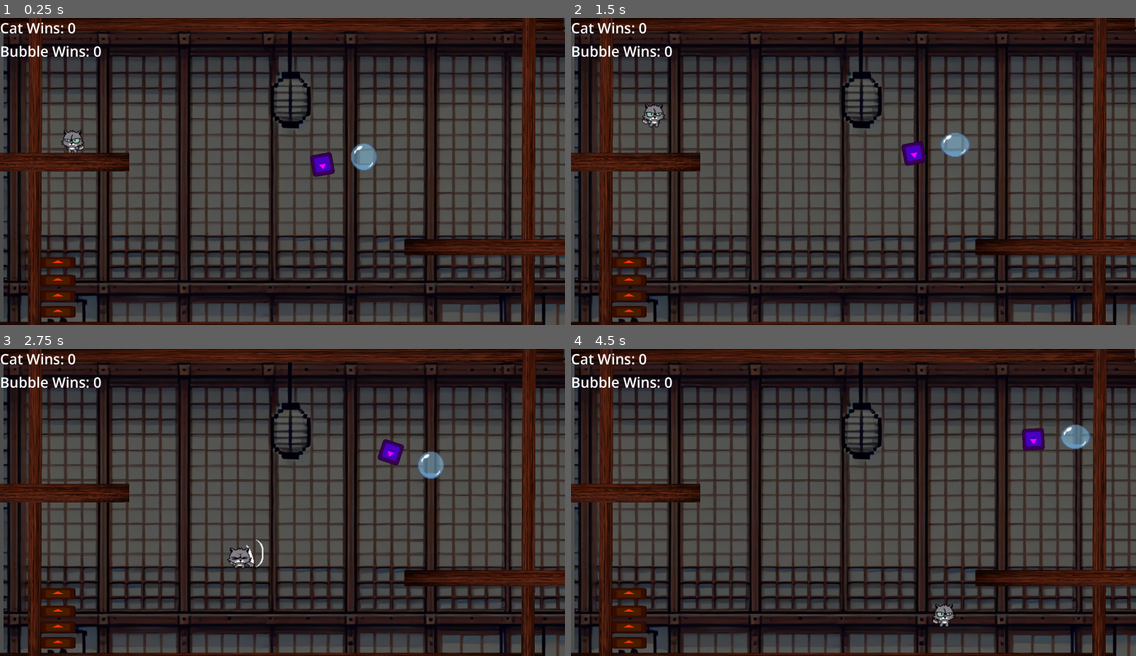
Above: before the commit, frames 1-4 (two rows, left to right).
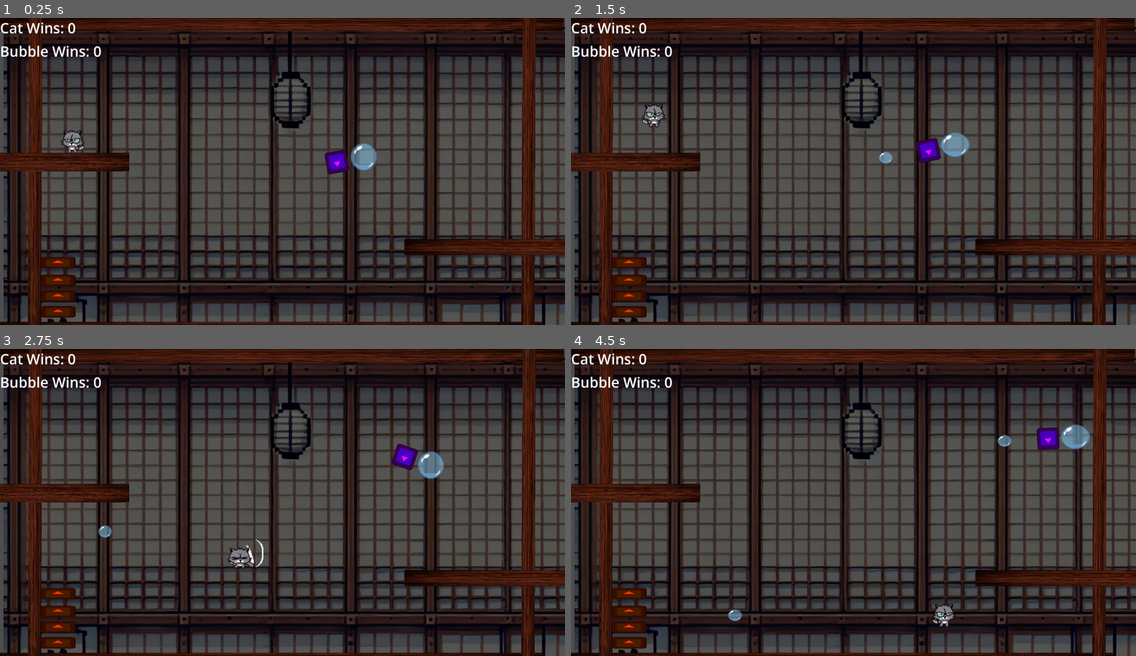
Above: after the commit, the same moments.

Repository: firesmoker/bubble07
Game: Godot game, scene res://scenes/game.tscn
The game is run twice, just before and just after one commit, with the same random seed, the same clock (stepped at 60 frames per second) and the same inputs. The engine's default icon, where the game draws it, is replaced by a stand-in: a white triangle on a blue panel in a dark square.
Inputs (mouse positions are in pixels of both pictures, inside the frame that each line leads up to):
- Up to frame 1 (0.25 s): no input
- Up to frame 2 (1.5 s): move the mouse to (977, 156) at 0.52 s; hold D (right) from 0.53 s (still down); tap Space (attack) at 0.6 s; tap W (jump) at 0.77 s; move the mouse to (740, 186) at 1.27 s; click (740, 186) at 1.35 s
- Up to frame 3 (2.75 s): tap W (jump) at 1.52 s; move the mouse to (339, 434) at 2.02 s; release D (right) at 2.03 s; hold A (left) from 2.03 s (still down); tap Space (attack) at 2.1 s
- Up to frame 4 (4.5 s): move the mouse to (825, 563) at 2.77 s; release A (left) at 2.78 s; hold D (right) 2.78-4.28 s; click (825, 563) at 2.85 s; tap W (jump) at 3.02, 3.77 s; move the mouse to (1023, 548) at 3.52 s; tap Space (attack) at 3.6 s; move the mouse to (684, 456) at 4.27 s; hold A (left) from 4.28 s (still down); click (684, 456) at 4.35 s

The runs differ from the first frame. In frame 1, 0.4% of the frame differs, in the area x 54-62%, y 42-52%; in frame 2, 0.5%; in frame 3, 0.5%; in frame 4, 0.6%, in the area x 27-87%, y 25-89%.

Commit message:
bubble projectiles animations

Diff:
--- a/scenes/bubble_player.tscn
+++ b/scenes/bubble_player.tscn
@@ -91,7 +91,7 @@
 
 [node name="BubbleSpawn" type="Sprite2D" parent="Axis"]
 modulate = Color(1, 0, 1, 1)
-position = Vector2(123, -1)
+position = Vector2(80, -1)
 scale = Vector2(0.5, 0.5)
 texture = ExtResource("1_1arb3")
 
@@ -99,4 +99,4 @@
 scale = Vector2(2, 2)
 sprite_frames = SubResource("SpriteFrames_daose")
 animation = &"shoot"
-frame_progress = 0.0957783
+frame_progress = 0.280235
--- a/scenes/bubble_projectile.tscn
+++ b/scenes/bubble_projectile.tscn
@@ -1,13 +1,36 @@
-[gd_scene load_steps=4 format=3 uid="uid://cih1h4rsfonlq"]
+[gd_scene load_steps=8 format=3 uid="uid://cih1h4rsfonlq"]
 
 [ext_resource type="Script" path="res://scripts/bubble_projectile.gd" id="1_cswgi"]
 [ext_resource type="PackedScene" uid="uid://biulo5q3iuki6" path="res://scenes/bubble_burst.tscn" id="2_qwsdm"]
+[ext_resource type="Texture2D" uid="uid://cgydnwcaje4g5" path="res://assats/BigBubbleShoot-Sheet.png" id="3_kw4jg"]
 
 [sub_resource type="CircleShape2D" id="CircleShape2D_sdi5e"]
 radius = 55.1224
 
+[sub_resource type="AtlasTexture" id="AtlasTexture_qh8c2"]
+atlas = ExtResource("3_kw4jg")
+region = Rect2(0, 0, 64, 64)
+
+[sub_resource type="AtlasTexture" id="AtlasTexture_tvd35"]
+atlas = ExtResource("3_kw4jg")
+region = Rect2(64, 0, 64, 64)
+
+[sub_resource type="SpriteFrames" id="SpriteFrames_t6hp1"]
+animations = [{
+"frames": [{
+"duration": 1.0,
+"texture": SubResource("AtlasTexture_qh8c2")
+}, {
+"duration": 1.0,
+"texture": SubResource("AtlasTexture_tvd35")
+}],
+"loop": true,
+"name": &"default",
+"speed": 12.0
+}]
+
 [node name="BubbleProjectile" type="AnimatableBody2D"]
-scale = Vector2(1.03532, 0.996908)
+scale = Vector2(0.7, 0.7)
 collision_layer = 2
 sync_to_physics = false
 script = ExtResource("1_cswgi")
@@ -16,3 +39,8 @@
 [node name="CollisionShape2D" type="CollisionShape2D" parent="."]
 scale = Vector2(0.984139, 0.95283)
 shape = SubResource("CircleShape2D_sdi5e")
+
+[node name="AnimatedSprite2D" type="AnimatedSprite2D" parent="."]
+scale = Vector2(2.71655, 2.71655)
+sprite_frames = SubResource("SpriteFrames_t6hp1")
+autoplay = "default"
--- a/scripts/bubble_projectile.gd
+++ b/scripts/bubble_projectile.gd
@@ -19,6 +19,6 @@
 
 func burst() -> void:
 	var new_burst = burst_scene.instantiate()
-	new_burst.repel_velocity = velocity * 10
+	new_burst.repel_velocity = velocity * 4
 	new_burst.global_position = global_position
 	get_parent().add_child(new_burst)
